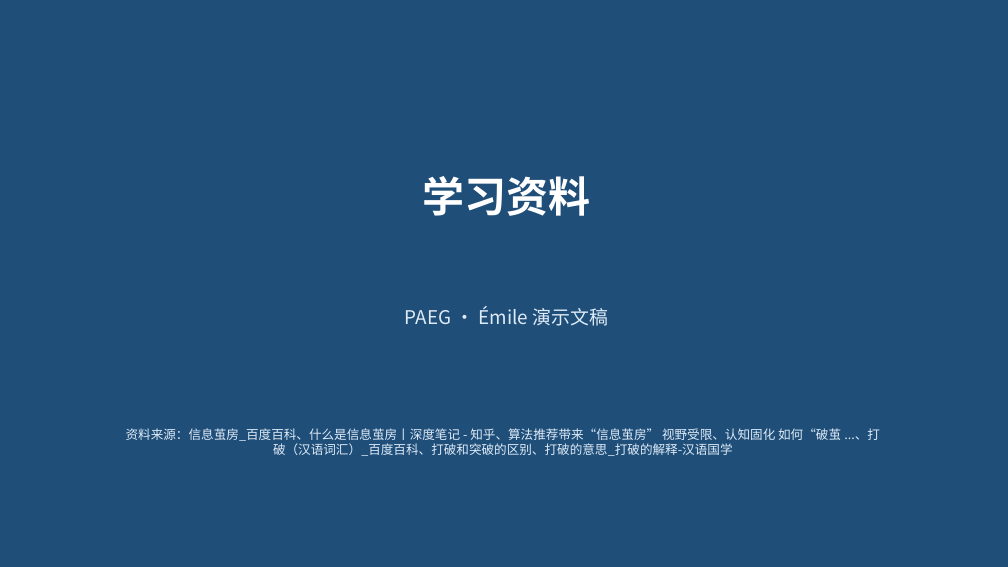
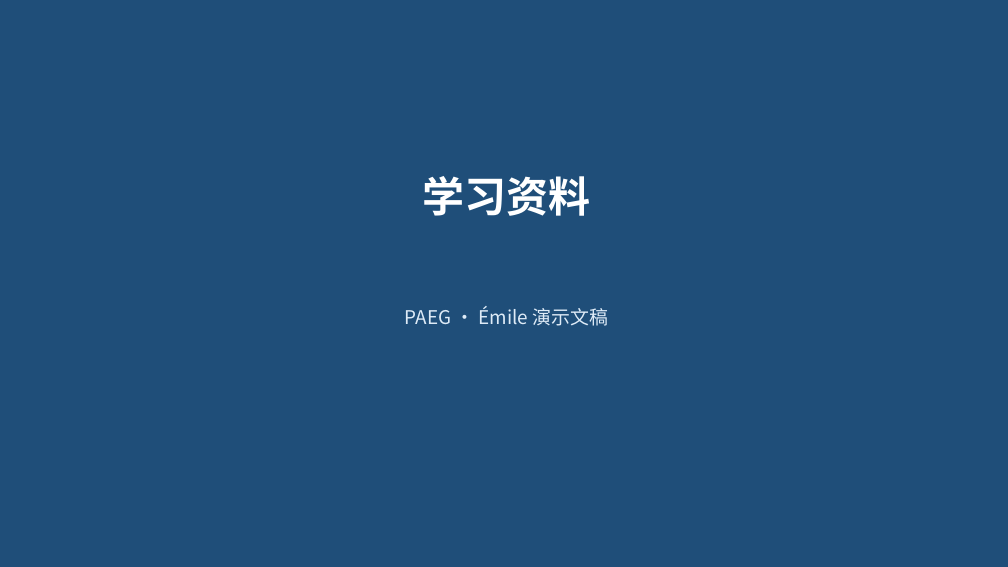
Before and after one commit to Golden2002/PAEG, a slide deck: slide 1 of 05_实现原型/downloads/ppt/学习资料_1786144615.pptx. Drawn at 1008x567 pixels with LibreOffice and Linux fonts; fonts in the diff are those of the drawing. Boxes give left, top, right and bottom in pixels: in the first picture for what was removed or moved away, otherwise in the second. Text is boxed around its words. In the diff, an @@ line names an element or a change of style, - is before the commit and + after.

```diff
--- a/05_实现原型/downloads/ppt/学习资料_1786144615.pptx
+++ b/05_实现原型/downloads/ppt/学习资料_1786144615.pptx
@@ text removed at [126,428,880,456] @@
-资料来源：信息茧房_百度百科、什么是信息茧房丨深度笔记 - 知乎、算法推荐带来“信息茧房” 视野受限、认知固化 如何“破茧 ...、打破（汉语词汇）_百度百科、打破和突破的区别、打破的意思_打破的解释-汉语国学
```
Also in this commit, not shown: 1 slide added, 5 slides removed, 21 other files.
